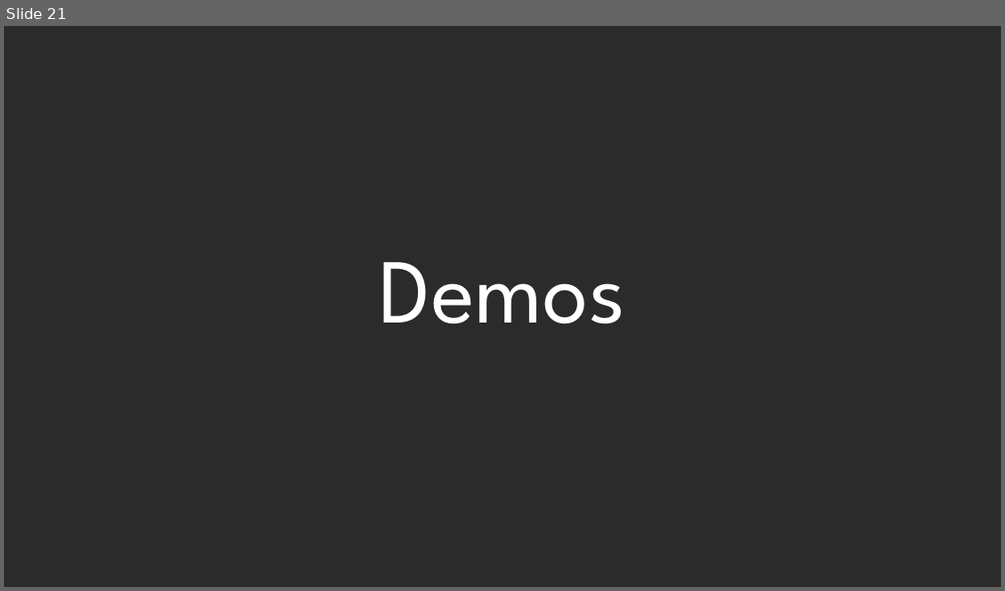
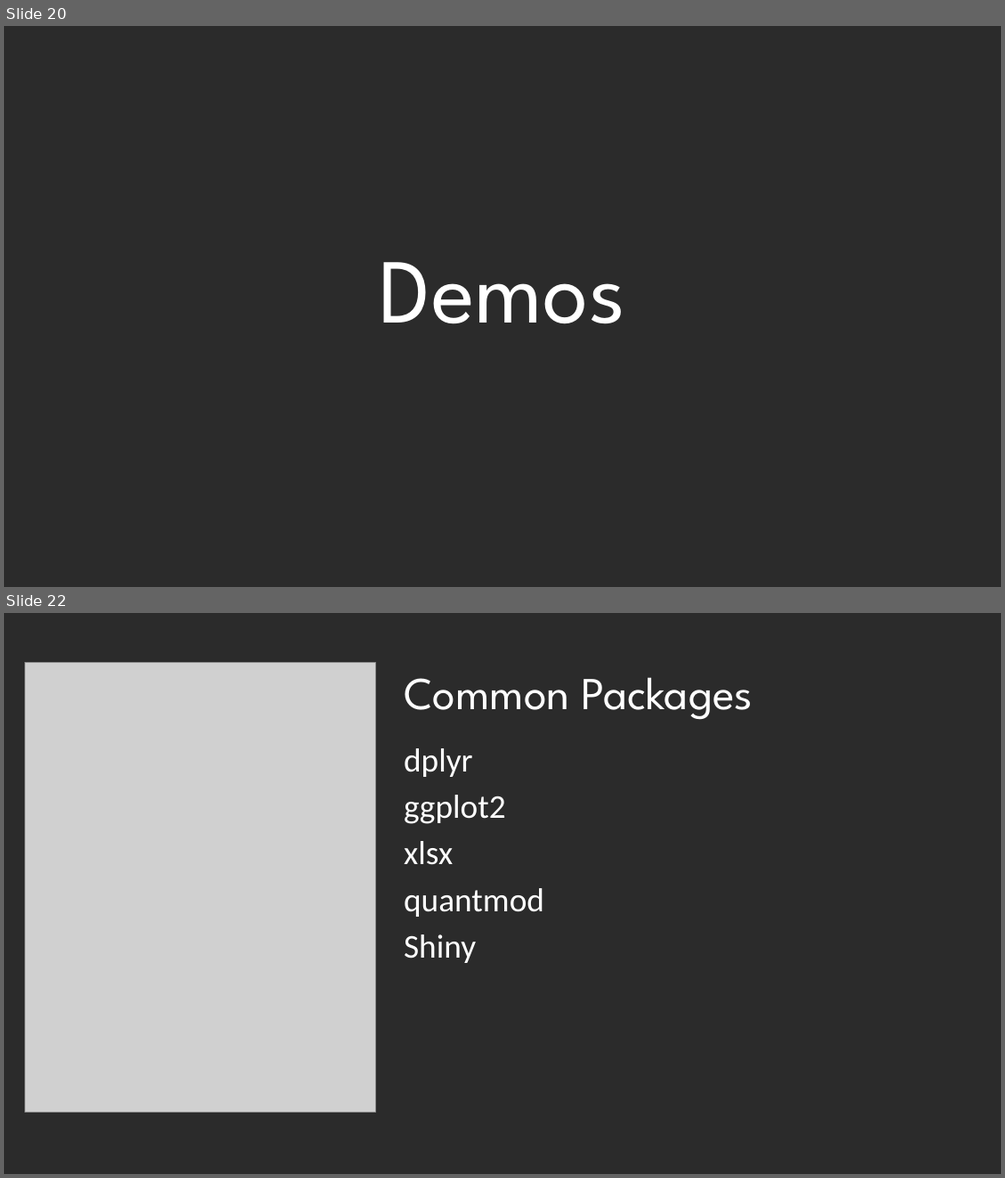
Before and after one commit to DustinEwers/r-talk-demos, a slide deck: slides/r_slides.pptx. Shown one above the other, each under a label of ours: slide 21 before the commit, slides 20 and 22 after it; the slides between them are not shown. The pictures are 1005x591 and 1005x1178 pixels, drawn with LibreOffice and Linux fonts; fonts in the diff are those of the drawing; grey boxes stand for pictures; background and template pictures are left out; a plain dark background stands for a picture behind light text. Boxes give left, top, right and bottom in pixels: in the first picture for what was removed or moved away, otherwise in the second. Text is boxed around its words. In the diff, an @@ line names an element or a change of style, - is before the commit and + after.

```diff
--- a/slides/r_slides.pptx
+++ b/slides/r_slides.pptx
@@ slide 22 added at (x1=4, y1=613, x2=1001, y2=1174), background picture (left out) @@
@@ picture added at (x1=25, y1=662, x2=376, y2=1111) @@
@@ title added at (x1=404, y1=677, x2=752, y2=720), 44 pt, text #FFFFFF @@
+Common Packages
@@ text added at (x1=404, y1=748, x2=544, y2=963), 32 pt, text #FFFFFF @@
+dplyr
+ggplot2
+xlsx
+quantmod
+Shiny
@@ what was slide 21 is now slide 20 @@
```
Also in this commit, not shown: 9 slides changed, 9 other slides added, 7 slides removed.
